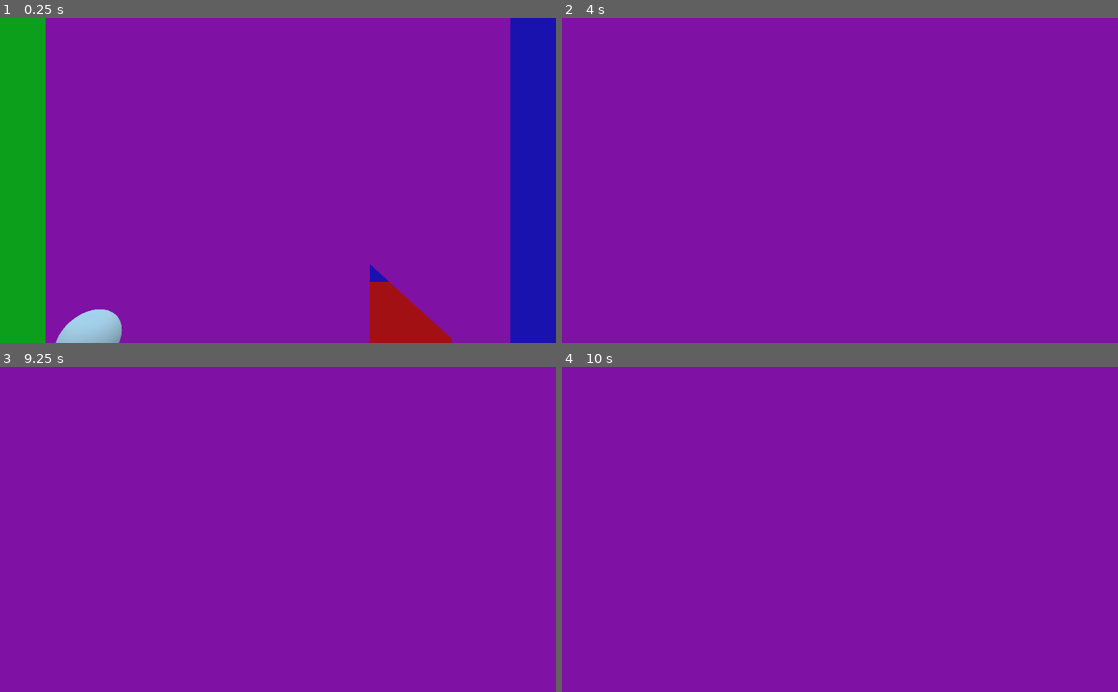
Above: before the commit, frames 1-4 (two rows, left to right).
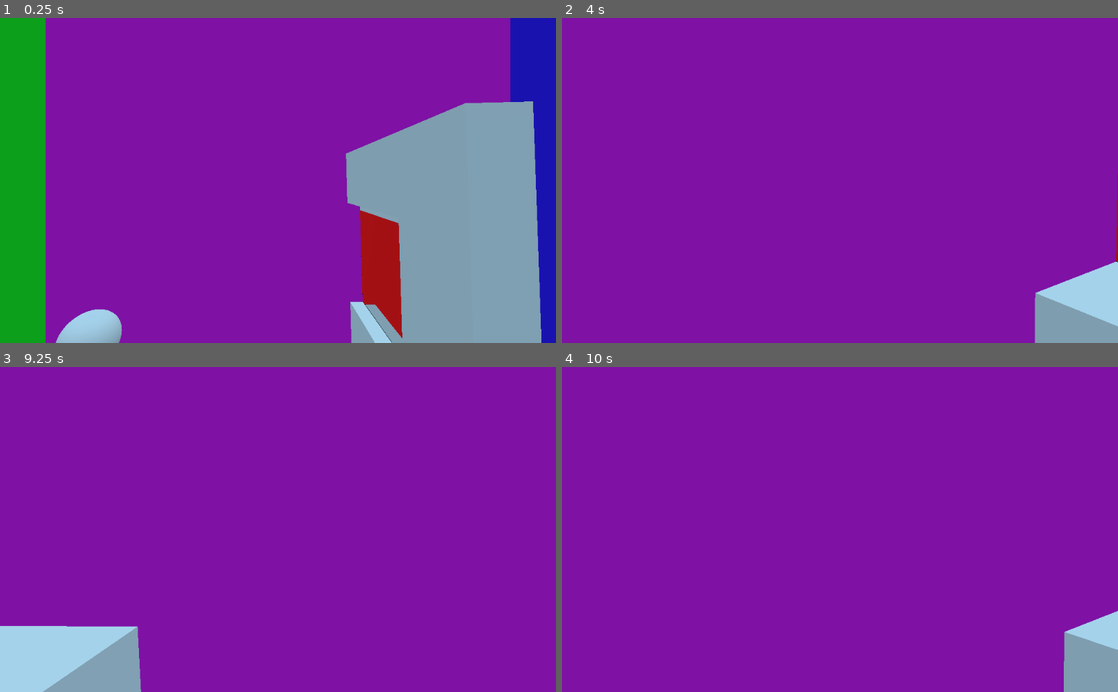
Above: after the commit, the same moments.

Repository: LivelyLiz/Godot-PortalTechdemo
Game: Godot game, scene res://Assets/Scenes/Main.tscn
The game is run twice, just before and just after one commit, with the same random seed, the same clock (stepped at 60 frames per second) and the same inputs.
Inputs (mouse positions are in pixels of both pictures, inside the frame that each line leads up to):
- Up to frame 1 (0.25 s): no input
- Up to frame 2 (4 s): tap Enter at 0.5, 2.75 s; move the mouse to (867, 180) at 0.52 s; hold Up (ui_up) from 0.53 s (still down); move the mouse to (812, 180) at 1.27 s; tap Space at 2, 3.5 s; move the mouse to (851, 174) at 2.02 s; move the mouse to (834, 187) at 2.77 s; move the mouse to (878, 183) at 3.52 s
- Up to frame 3 (9.25 s): move the mouse to (233, 526) at 4.27 s; tap Enter at 5 s; move the mouse to (283, 529) at 5.02 s; tap Space at 5.75 s; move the mouse to (255, 523) at 5.77 s; release Up (ui_up) at 5.78 s; hold Right (ui_right) 5.78-6.53 s; move the mouse to (305, 529) at 6.52 s; hold Up (ui_up) 6.53-8.78 s; move the mouse to (250, 529) at 7.27 s; move the mouse to (289, 523) at 8.02 s; move the mouse to (272, 536) at 8.77 s; hold Left (ui_left) from 8.78 s (still down)
- Up to frame 4 (10 s): move the mouse to (878, 532) at 9.52 s; release Left (ui_left) at 9.53 s; hold Up (ui_up) from 9.53 s (still down)

The runs differ from the first frame. In frame 1, 22% of the frame differs, in the area x 62-98%, y 25-100%; in frame 2, 3.1%; in frame 3, 5.1%; in frame 4, 2.1%.

Commit message:
coole portal frames

Diff:
--- a/project/Assets/Scenes/Main.tscn
+++ b/project/Assets/Scenes/Main.tscn
@@ -50,7 +50,7 @@
 Portal2_Index = 2
 
 [node name="Portal1" parent="Portal_Planes/PortalPairs" instance=ExtResource( 5 )]
-transform = Transform( -8.74228e-08, 0, -1, 0, 2, 0, 2, 0, -4.37114e-08, 3.35918, 0, -6.493 )
+transform = Transform( 0.0524334, 0, -0.999656, -1.99925, 0.0160742, -0.0262159, 0.0160686, 1.99994, 0.000210706, 3.35918, 4.17197, -9.39157 )
 
 [node name="Portal2" parent="Portal_Planes/PortalPairs" instance=ExtResource( 5 )]
 transform = Transform( 2, 0, 0, 0, 2, 0, 0, 0, 1, 0, 0, 4.94463 )
--- a/project/Assets/Scenes/TeleportTestPlane.tscn
+++ b/project/Assets/Scenes/TeleportTestPlane.tscn
@@ -11,17 +11,41 @@
 [sub_resource type="BoxShape" id=3]
 extents = Vector3( 1, 1, 0.0204974 )
 
+[sub_resource type="CubeMesh" id=4]
+
+[sub_resource type="CubeMesh" id=5]
+
+[sub_resource type="CubeMesh" id=6]
+
 [node name="TeleportTestPlane" type="Spatial"]
 script = ExtResource( 1 )
 
-[node name="MeshInstance" type="MeshInstance" parent="."]
+[node name="Plane" type="MeshInstance" parent="."]
 transform = Transform( 1, 0, 0, 0, -4.37114e-08, -1, 0, 1, -4.37114e-08, 0, 1, 0 )
 layers = 4
 mesh = SubResource( 1 )
 material/0 = SubResource( 2 )
 
 [node name="Area" type="Area" parent="."]
+editor/display_folded = true
 transform = Transform( 1, 0, 0, 0, 1, 0, 0, 0, 1, 0, 1, 0 )
 
 [node name="CollisionShape" type="CollisionShape" parent="Area"]
 shape = SubResource( 3 )
+
+[node name="ProxyGeometry" type="Spatial" parent="."]
+
+[node name="Left" type="MeshInstance" parent="ProxyGeometry"]
+transform = Transform( 0.5, 0, 0, 0, 1, 0, 0, 0, 0.5, -1.5, 1, 0 )
+mesh = SubResource( 4 )
+material/0 = null
+
+[node name="Right" type="MeshInstance" parent="ProxyGeometry"]
+transform = Transform( 0.5, 0, 0, 0, 1, 0, 0, 0, 0.5, 1.5, 1, 0 )
+mesh = SubResource( 5 )
+material/0 = null
+
+[node name="Top" type="MeshInstance" parent="ProxyGeometry"]
+transform = Transform( 2, 0, 0, 0, 0.5, 0, 0, 0, 0.5, 0, 2.5, 0 )
+mesh = SubResource( 6 )
+material/0 = null
--- a/project/Assets/Scripts/TeleportTestPlane.gd
+++ b/project/Assets/Scripts/TeleportTestPlane.gd
@@ -25,9 +25,10 @@
 	var m : SpatialMaterial = SpatialMaterial.new()
 	m.albedo_color = Color(index/255.0, 0, 0, 1)
 	m.flags_unshaded = true
-	$MeshInstance.set_surface_material(0, m)
-	$MeshInstance.layers = pow(2, index+1)
-	print($MeshInstance.layers)
+	$Plane.set_surface_material(0, m)
+	$Plane.layers = pow(2, index+1)
+
+
 
 func getIndex():
 	return index
Not shown: 1 places in project/Assets/Scenes/TeleportTestPlane.tscn that only renumber resources
